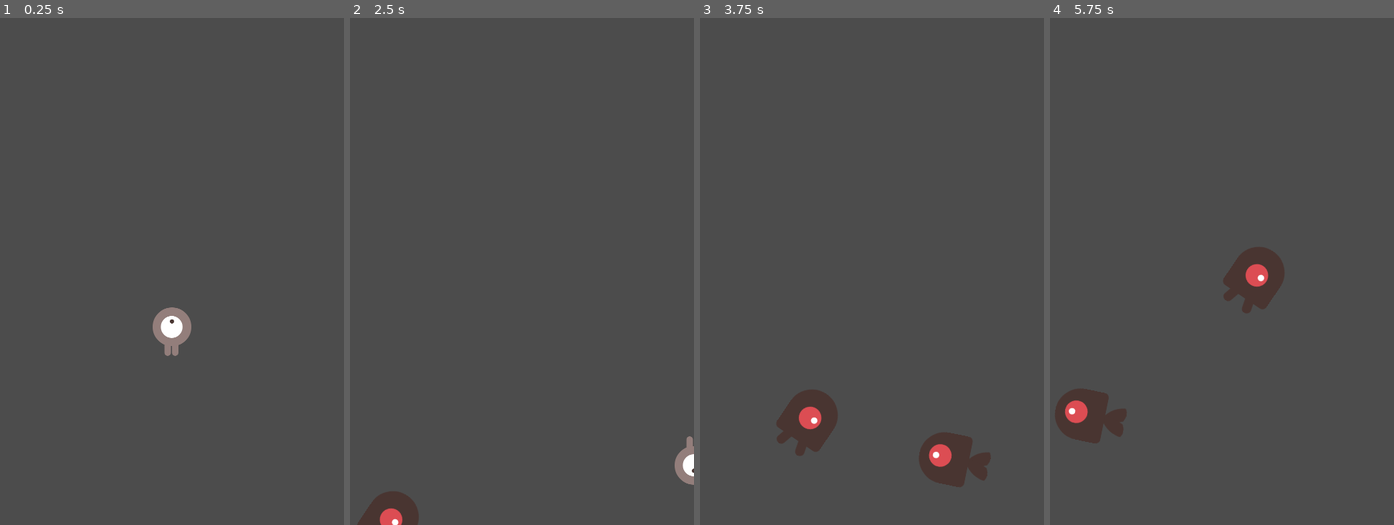
Above: before the commit, frames 1-4 (left to right).
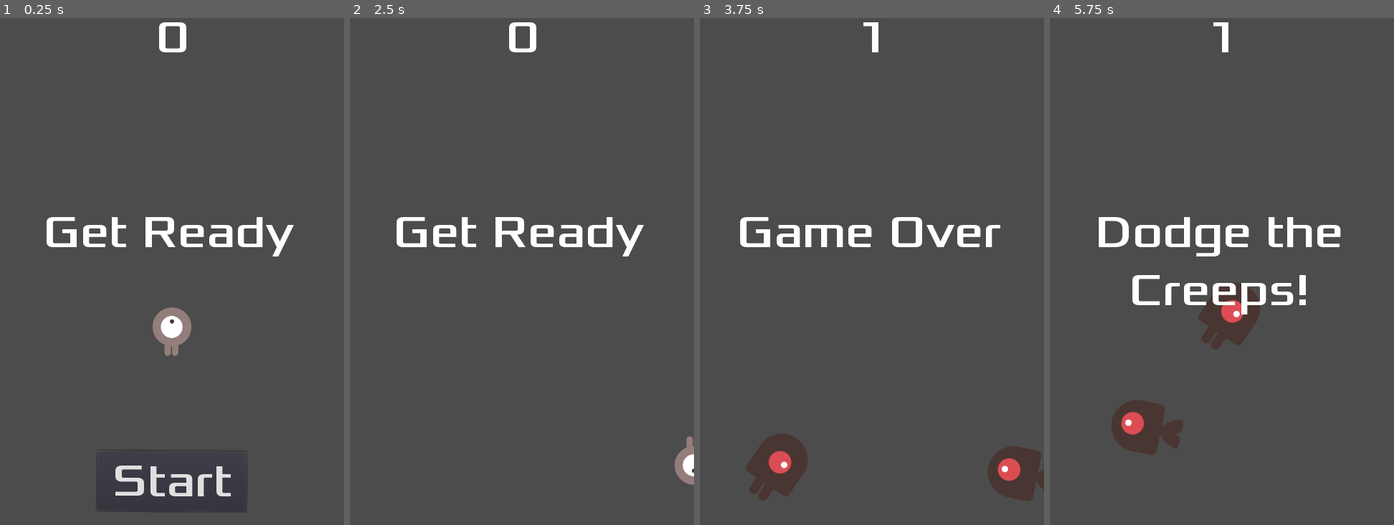
Above: after the commit, the same moments.

Repository: thuurzz/godot-2D-computacao-grafica
Game: Godot game, scene res://Main.tscn
Same seed, same stepped clock (60 frames per second), same inputs: the game is played once before the commit and once after it.
Inputs (mouse positions are in pixels of both pictures, inside the frame that each line leads up to):
- Up to frame 1 (0.25 s): no input
- Up to frame 2 (2.5 s): click (522, 479) at 0.5 s, where only the run after the commit has a clickable "Start"; tap Enter at 1.25 s; hold D (move_right) 1.28-2.03 s; hold S (move_down) from 2.03 s (still down)
- Up to frame 3 (3.75 s): release S (move_down) at 2.78 s; hold D (move_right) 2.78-3.53 s; hold W (move_up) from 3.53 s (still down)
- Up to frame 4 (5.75 s): release W (move_up) at 4.28 s; hold A (move_left) from 4.28 s (still down)

The runs differ from the first frame. In frame 1, 3.0% of the frame differs, in the area x 13-86%, y 0-98%; in frame 2, 2.9%; in frame 3, 7.6%; in frame 4, 8.0%, in the area x 1-85%, y 0-87%.

Commit message:
jogo funcionando + HUD

Diff:
--- /dev/null
+++ b/HUD.gd
@@ -0,0 +1,31 @@
+extends CanvasLayer
+
+signal start_game
+
+func show_message(text):
+	$Message.text = text
+	$Message.show()
+	$MessageTimer.start()
+
+func show_game_over():
+	show_message("Game Over")
+	# Wait until the MessageTimer has counted down.
+	yield($MessageTimer, "timeout")
+
+	$Message.text = "Dodge the\nCreeps!"
+	$Message.show()
+	# Make a one-shot timer and wait for it to finish.
+	yield(get_tree().create_timer(1), "timeout")
+	$StartButton.show()
+
+func update_score(score):
+	$ScoreLabel.text = str(score)
+
+
+func _on_MessageTimer_timeout():
+	$Message.hide()
+
+
+func _on_StartButton_pressed():
+	$StartButton.hide()
+	emit_signal("start_game")
--- /dev/null
+++ b/HUD.tscn
@@ -0,0 +1,58 @@
+[gd_scene load_steps=4 format=2]
+
+[ext_resource path="res://HUD.gd" type="Script" id=1]
+[ext_resource path="res://fonts/Xolonium-Regular.ttf" type="DynamicFontData" id=2]
+
+[sub_resource type="DynamicFont" id=1]
+size = 64
+font_data = ExtResource( 2 )
+
+[node name="HUD" type="CanvasLayer"]
+script = ExtResource( 1 )
+
+[node name="ScoreLabel" type="Label" parent="."]
+anchor_left = 0.501
+anchor_top = 0.056
+anchor_right = 0.501
+anchor_bottom = 0.056
+margin_left = -22.48
+margin_top = -40.32
+margin_right = 22.52
+margin_bottom = 37.68
+custom_fonts/font = SubResource( 1 )
+text = "0"
+
+[node name="Message" type="Label" parent="."]
+anchor_left = 0.5
+anchor_top = 0.5
+anchor_right = 0.5
+anchor_bottom = 0.5
+margin_left = -232.0
+margin_top = -88.0
+margin_right = 224.0
+margin_bottom = 71.0
+custom_fonts/font = SubResource( 1 )
+text = "Dodge the Creeps!"
+align = 1
+autowrap = true
+
+[node name="StartButton" type="Button" parent="."]
+anchor_left = 0.499
+anchor_top = 0.915
+anchor_right = 0.499
+anchor_bottom = 0.915
+margin_left = -103.52
+margin_top = -42.8
+margin_right = 104.48
+margin_bottom = 41.2
+rect_rotation = 0.407992
+custom_fonts/font = SubResource( 1 )
+text = "Start"
+
+[node name="MessageTimer" type="Timer" parent="."]
+wait_time = 2.0
+one_shot = true
+
+[connection signal="start_game" from="." to="." method="_on_HUD_start_game"]
+[connection signal="pressed" from="StartButton" to="." method="_on_StartButton_pressed"]
+[connection signal="timeout" from="MessageTimer" to="." method="_on_MessageTimer_timeout"]
--- a/Main.gd
+++ b/Main.gd
@@ -10,14 +10,18 @@
 func game_over():
 	$ScoreTimer.stop()
 	$MobTimer.stop()
+	$HUD.show_game_over()
 
 func new_game():
 	score = 0
 	$Player.start($StartPosition.position)
 	$StartTimer.start()
+	$HUD.update_score(score)
+	$HUD.show_message("Get Ready")
 
 func _on_ScoreTimer_timeout():
 	score += 1
+	$HUD.update_score(score)
 
 func _on_StartTimer_timeout():
 	$MobTimer.start()
--- a/Main.tscn
+++ b/Main.tscn
@@ -1,8 +1,9 @@
-[gd_scene load_steps=5 format=2]
+[gd_scene load_steps=6 format=2]
 
 [ext_resource path="res://Player.tscn" type="PackedScene" id=1]
 [ext_resource path="res://Main.gd" type="Script" id=2]
 [ext_resource path="res://Mob.tscn" type="PackedScene" id=3]
+[ext_resource path="res://HUD.tscn" type="PackedScene" id=4]
 
 [sub_resource type="Curve2D" id=1]
 _data = {
@@ -32,8 +33,11 @@
 
 [node name="MobSpawnLocation" type="PathFollow2D" parent="MobPath"]
 
+[node name="HUD" parent="." instance=ExtResource( 4 )]
+
 [connection signal="hit" from="Player" to="." method="game_over"]
 [connection signal="hit" from="Player" to="Player" method="game_over"]
 [connection signal="timeout" from="MobTimer" to="." method="_on_MobTimer_timeout"]
 [connection signal="timeout" from="ScoreTimer" to="." method="_on_ScoreTimer_timeout"]
 [connection signal="timeout" from="StartTimer" to="." method="_on_StartTimer_timeout"]
+[connection signal="start_game" from="HUD" to="." method="new_game"]
